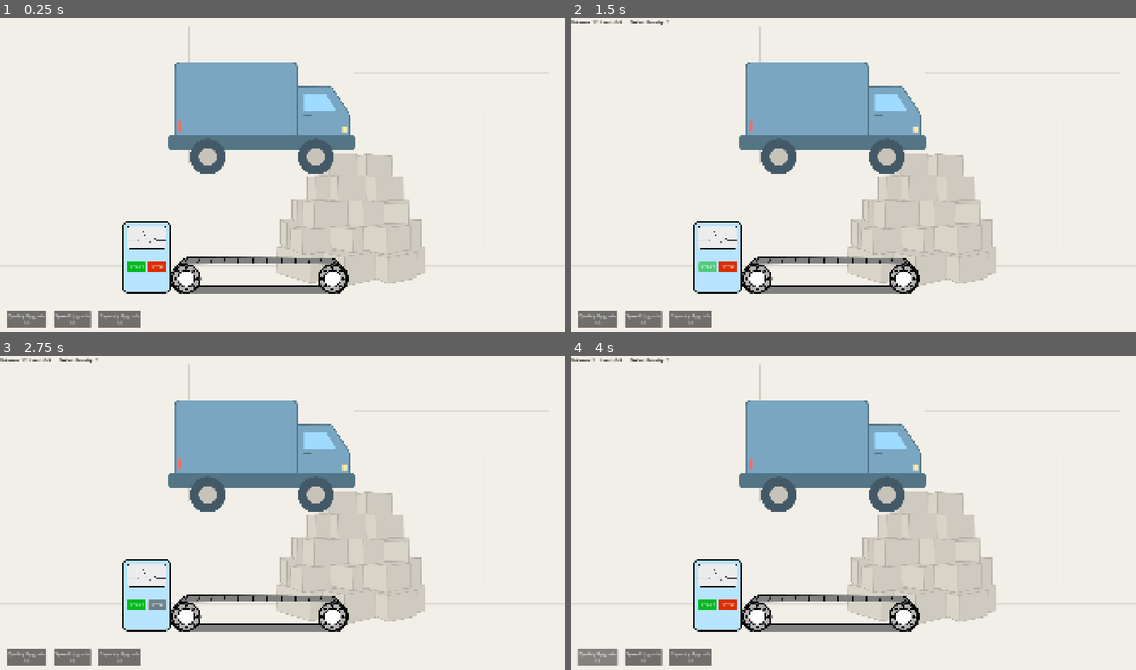
Above: before the commit, frames 1-4 (two rows, left to right).
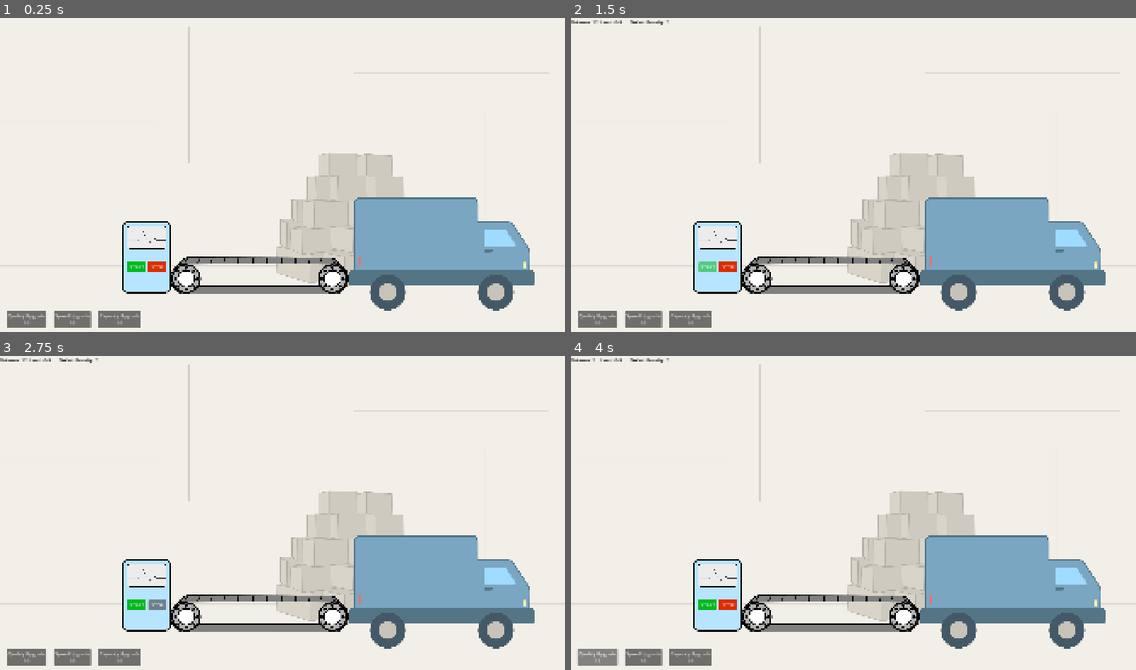
Above: after the commit, the same moments.

Repository: dkajo/supply-chain-game
Game: Godot game, scene res://Scenes/level.tscn
Same seed, same stepped clock (60 frames per second), same inputs: the game is played once before the commit and once after it.
Inputs:
- Up to frame 1 (0.25 s): no input
- Up to frame 2 (1.5 s): click "START" at 0.5 s; click "START" at 1.25 s
- Up to frame 3 (2.75 s): click "STOP" at 2 s
- Up to frame 4 (4 s): click "Quality Upgrade 10" at 2.75 s; click "Quality Upgrade 12" at 3.5 s

The runs differ from the first frame. In frame 1, 18% of the frame differs, in the area x 29-95%, y 14-94%; in frame 2, 18%; in frame 3, 18%; in frame 4, 18%.

Commit message:
Updated truck starting position

Diff:
--- a/Scenes/level.tscn
+++ b/Scenes/level.tscn
@@ -39,7 +39,7 @@
 position = Vector2(60, 80)
 
 [node name="Truck" parent="." instance=ExtResource("6_1ainy")]
-position = Vector2(1050, 450)
+position = Vector2(600, 350)
 scale = Vector2(0.7, 0.7)
 
 [node name="Loadingzone" parent="." instance=ExtResource("7_8c0lf")]
--- a/Scenes/truck.tscn
+++ b/Scenes/truck.tscn
@@ -7,7 +7,6 @@
 script = ExtResource("1_61ijl")
 
 [node name="Sprite2D" type="Sprite2D" parent="."]
-position = Vector2(668.745, 441.5)
 scale = Vector2(1.14216, 1.14216)
 texture = ExtResource("1_ysele")
 
--- a/Scripts/truck.gd
+++ b/Scripts/truck.gd
@@ -19,7 +19,7 @@
 signal truck_returned
 
 @onready var travel_timer: Timer = $TravelTimer
-var start_position = Vector2(420, 30)
+var start_position = Vector2(1500, 800)
 
 # Setters/Getters
 var capacity: int:
